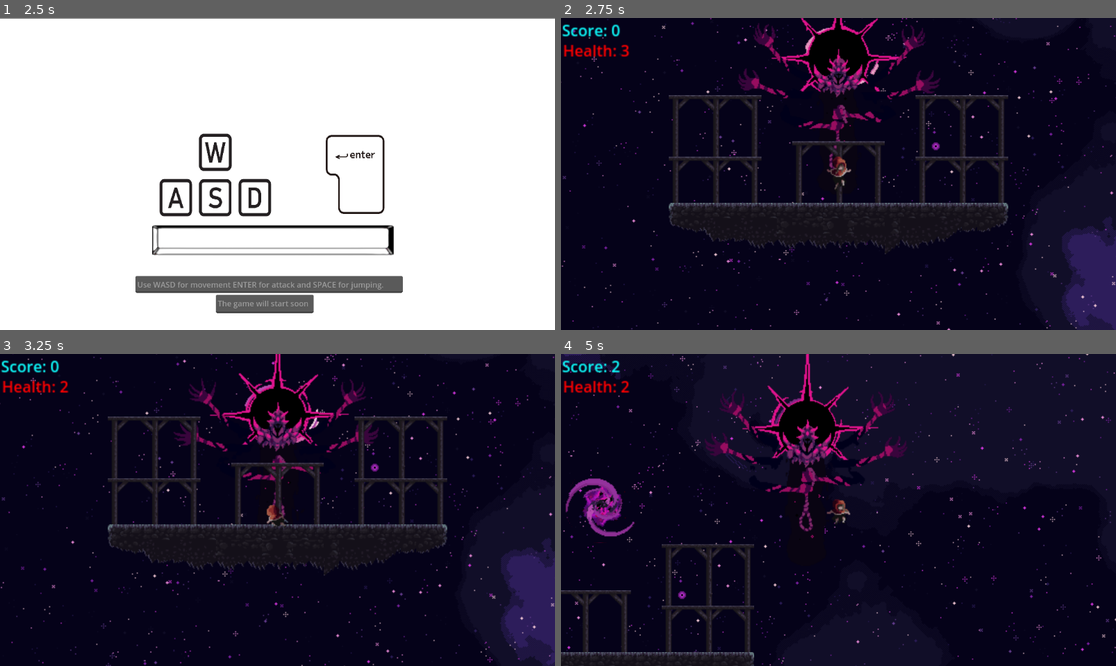
Above: before the commit, frames 1-4 (two rows, left to right).
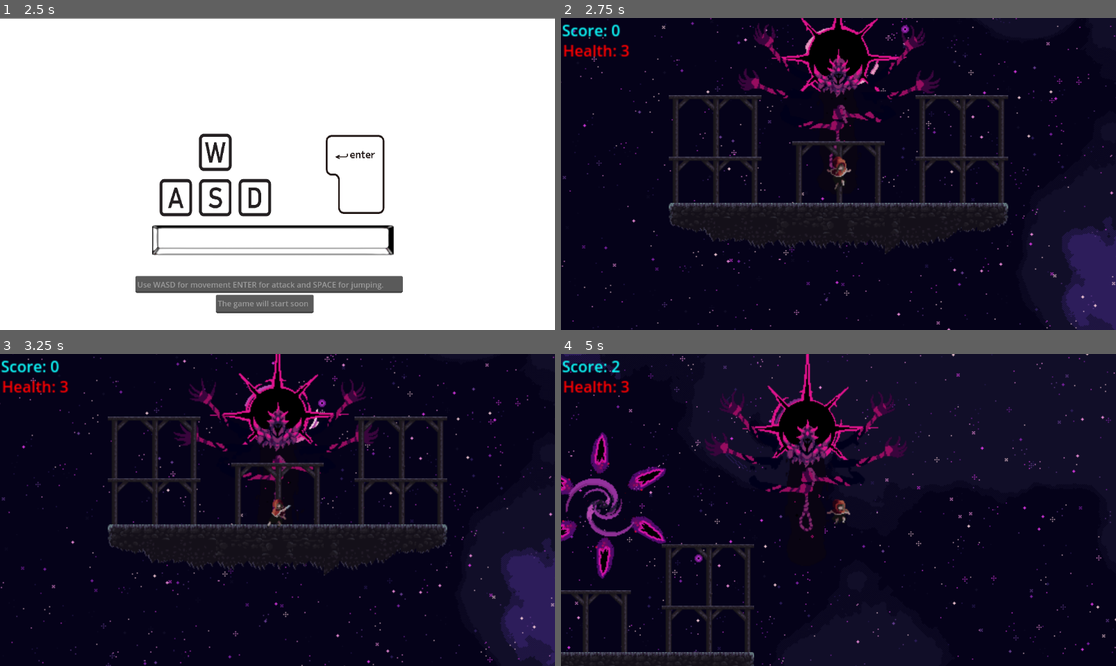
Above: after the commit, the same moments.

Repository: 50002/RaSeKoGameJam2
Game: Godot game, scene res://start_screen.tscn
Two runs of this game, one before a commit and one after it. Both use one fixed random seed, a clock stepped at 60 frames per second and the inputs below.
Inputs:
- Up to frame 1 (2.5 s): click "Start" at 0.5 s; tap Enter (attack) at 1.25, 2.1 s; hold Enter (attack) 1.28-2.03 s; hold Right (ui_right) from 1.28 s (still down); tap Keypad Enter (ui_accept) at 1.52, 2, 2.27 s
- Up to frame 2 (2.75 s): keep holding Right (ui_right)
- Up to frame 3 (3.25 s): release Right (ui_right) at 2.78 s; hold Left (ui_left) from 2.78 s (still down); hold Enter (attack) from 2.78 s (still down)
- Up to frame 4 (5 s): release Left (ui_left) at 3.53 s; release Enter (attack) at 3.53 s; hold Right (ui_right) from 3.53 s (still down); tap Enter (attack) at 3.6 s; tap Keypad Enter (ui_accept) at 3.77, 4.52 s; hold Enter (attack) from 4.28 s (still down)

Frame 1 is identical in both runs. In frame 2, less than 0.1% of the frame differs, in the area x 61-69%, y 2-43%; in frame 3, 0.3%; in frame 4, 2.0%, in the area x 0-26%, y 8-79%.

Commit message:
Problem fixed it was githubs fault

Diff:
--- a/darksurvival/PreAssets/r_hood.gd
+++ b/darksurvival/PreAssets/r_hood.gd
@@ -18,6 +18,7 @@
 #state 3 = hurt
 #state 4 = death
 #state 5 = movement to fix idle
+
 
 @onready var hp: Label = $Health
 
@@ -54,7 +55,7 @@
 		hitbox.disabled = true
 
 
-	print(str(state))
+	#print(str(state))
 
 	# Get the input direction and handle the movement/deceleration.
 	# As good practice, you should replace UI actions with custom gameplay actions.
@@ -158,9 +159,7 @@
 	Health -= 1
 	hp.text = "Health: " + str(Health)
 
-
 	$Flip/AnimatedSprite2D/hurtbox/CollisionShape2D.disabled = true
-
 	if Health > 0:
 		i_frames.start()
 	else:
--- a/darksurvival/bullet.gd
+++ b/darksurvival/bullet.gd
@@ -4,11 +4,10 @@
 # Called when the node enters the scene tree for the first time.
 func _ready() -> void:
 	#ei kääny
-	lock_rotation = true
+	#lock_rotation = true
 	#liike
-
-	linear_velocity = Vector2(0.0, 100.0).rotated(rotation)
-
+	linear_velocity = Vector2(0.0, -150.0).rotated(rotation)
+	print("toimii")
 
 func _on_timer_timeout() -> void:
 	queue_free()
--- a/darksurvival/enemy.gd
+++ b/darksurvival/enemy.gd
@@ -1,7 +1,6 @@
 extends CharacterBody2D
 
-
-var speed = 50
+var speed = 300
 var player_chase = false
 var player = null
 var health = 5
@@ -14,4 +13,4 @@
 #makes it follow the player
 func _physics_process(delta: float) -> void:
 	if state == 0:
-		position += (player.position - position)/speed
+		position += (player.position - position)/speed*4
--- a/darksurvival/enemy.tscn
+++ b/darksurvival/enemy.tscn
@@ -1,42 +1,42 @@
-[gd_scene load_steps=7 format=3 uid="uid://jyxaxpsg8lxr"]
+[gd_scene load_steps=7 format=3 uid="uid://bfuqmldviyxhd"]
 
 [ext_resource type="Script" path="res://enemy.gd" id="1_sn268"]
 [ext_resource type="Texture2D" uid="uid://cy2ngdkfruws7" path="res://pixil-frame-0.png" id="2_e6ytq"]
 
-[sub_resource type="CircleShape2D" id="CircleShape2D_ey82i"]
-radius = 4.0
-
-[sub_resource type="AtlasTexture" id="AtlasTexture_km554"]
+[sub_resource type="AtlasTexture" id="AtlasTexture_kwysn"]
 atlas = ExtResource("2_e6ytq")
 region = Rect2(0, 0, 10, 10)
 
-[sub_resource type="SpriteFrames" id="SpriteFrames_oo4by"]
+[sub_resource type="SpriteFrames" id="SpriteFrames_3nwgc"]
 animations = [{
 "frames": [{
 "duration": 1.0,
-"texture": SubResource("AtlasTexture_km554")
+"texture": SubResource("AtlasTexture_kwysn")
 }],
 "loop": true,
 "name": &"default",
 "speed": 5.0
 }]
 
-[sub_resource type="CircleShape2D" id="CircleShape2D_g47ib"]
+[sub_resource type="CircleShape2D" id="CircleShape2D_daun3"]
+radius = 4.12311
+
+[sub_resource type="CircleShape2D" id="CircleShape2D_ihvfl"]
 radius = 5.0
 
 [node name="CharacterBody2D" type="CharacterBody2D"]
 script = ExtResource("1_sn268")
 
+[node name="AnimatedSprite2D" type="AnimatedSprite2D" parent="."]
+sprite_frames = SubResource("SpriteFrames_3nwgc")
+
 [node name="CollisionShape2D" type="CollisionShape2D" parent="."]
-shape = SubResource("CircleShape2D_ey82i")
-disabled = true
-
-[node name="AnimatedSprite2D" type="AnimatedSprite2D" parent="."]
-sprite_frames = SubResource("SpriteFrames_oo4by")
+visibility_layer = 17
+shape = SubResource("CircleShape2D_daun3")
 
 [node name="Area2D" type="Area2D" parent="."]
+collision_layer = 16
+collision_mask = 16
 
 [node name="CollisionShape2D" type="CollisionShape2D" parent="Area2D"]
-shape = SubResource("CircleShape2D_g47ib")
-
-[connection signal="body_shape_entered" from="Area2D" to="." method="_on_area_2d_body_shape_entered"]
+shape = SubResource("CircleShape2D_ihvfl")
--- a/darksurvival/game.tscn
+++ b/darksurvival/game.tscn
@@ -372,13 +372,13 @@
 [node name="boolet_spwnPoints" type="PathFollow2D" parent="Path2D"]
 position = Vector2(-256, -152)
 
-[node name="CharacterBody2D" parent="Path2D" instance=ExtResource("8_exnpg")]
-position = Vector2(101, -59)
-
 [node name="Attack" type="Timer" parent="."]
 wait_time = 2.0
 autostart = true
 
+[node name="CharacterBody2D2" parent="." instance=ExtResource("8_exnpg")]
+position = Vector2(78, -199)
+
 [connection signal="timeout" from="Score" to="." method="_on_score_timeout"]
 [connection signal="timeout" from="Score" to="CharacterBody2D" method="_on_score_timeout"]
 [connection signal="timeout" from="Attack" to="." method="_on_attack_timeout"]
--- a/darksurvival/six_shot.tscn
+++ b/darksurvival/six_shot.tscn
@@ -166,40 +166,22 @@
 gravity_scale = 0.0
 script = ExtResource("1_xb3lm")
 
-[node name="bullet" parent="." instance=ExtResource("1_84kb1")]
+[node name="bullet7" parent="." instance=ExtResource("1_84kb1")]
 rotation = -3.14159
-collision_layer = 1
-collision_mask = 1
-script = null
 
-[node name="bullet2" parent="." instance=ExtResource("1_84kb1")]
-rotation = -2.09439
-collision_layer = 1
-collision_mask = 1
-script = null
+[node name="bullet8" parent="." instance=ExtResource("1_84kb1")]
+rotation = -2.0944
 
-[node name="bullet3" parent="." instance=ExtResource("1_84kb1")]
+[node name="bullet9" parent="." instance=ExtResource("1_84kb1")]
 rotation = -1.0472
-collision_layer = 1
-collision_mask = 1
-script = null
 
-[node name="bullet4" parent="." instance=ExtResource("1_84kb1")]
+[node name="bullet10" parent="." instance=ExtResource("1_84kb1")]
+
+[node name="bullet11" parent="." instance=ExtResource("1_84kb1")]
+rotation = 1.0472
+
+[node name="bullet12" parent="." instance=ExtResource("1_84kb1")]
 rotation = 2.0944
-collision_layer = 1
-collision_mask = 1
-script = null
-
-[node name="bullet5" parent="." instance=ExtResource("1_84kb1")]
-collision_layer = 1
-collision_mask = 1
-script = null
-
-[node name="bullet6" parent="." instance=ExtResource("1_84kb1")]
-rotation = 1.0472
-collision_layer = 1
-collision_mask = 1
-script = null
 
 [node name="AnimatedSprite2D" type="AnimatedSprite2D" parent="."]
 sprite_frames = SubResource("SpriteFrames_eiy1k")
Not shown: 1 places in darksurvival/game.tscn that only renumber resources
